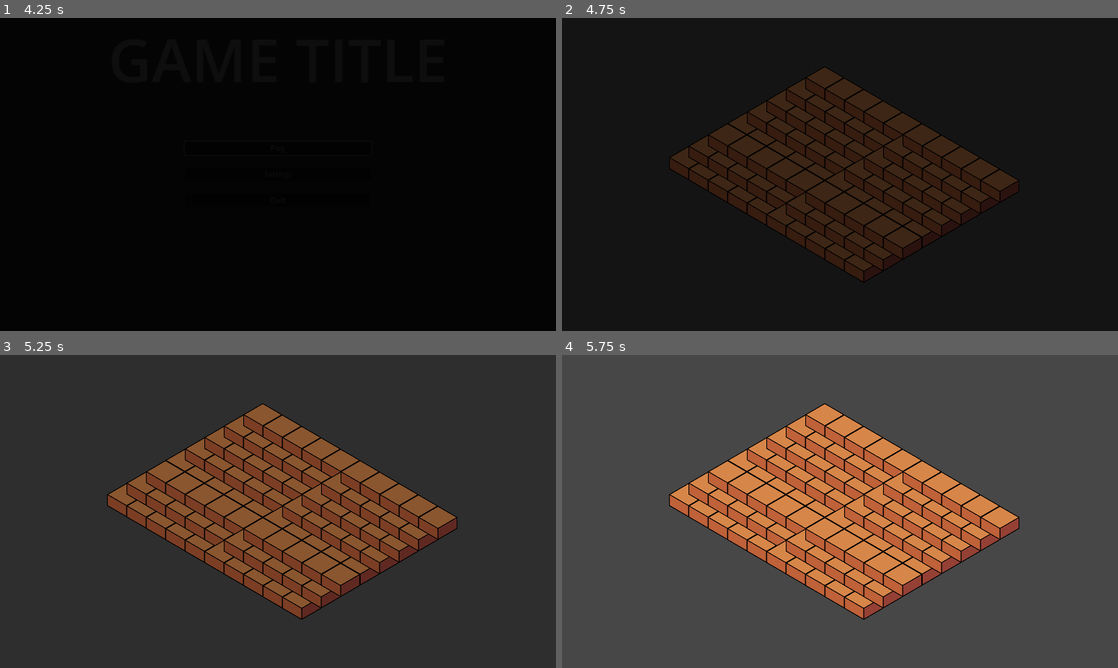
Above: before the commit, frames 1-4 (two rows, left to right).
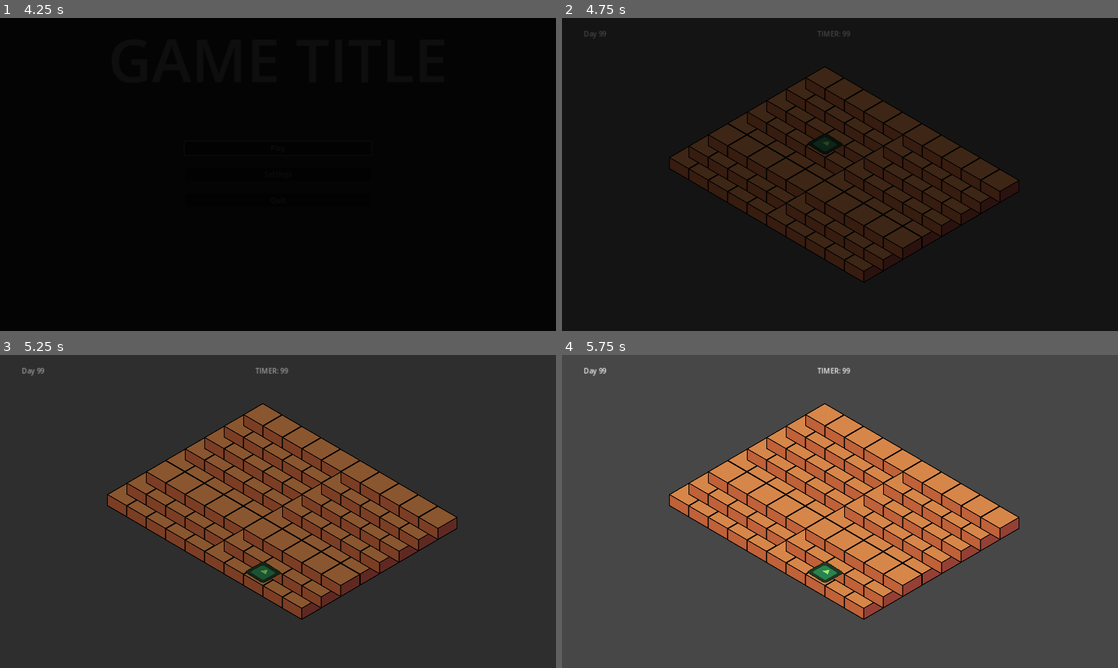
Above: after the commit, the same moments.

Repository: IkutiDev/GWJ55
Game: Godot game, scene res://boot/boot.tscn
Same seed, same stepped clock (60 frames per second), same inputs: the game is played once before the commit and once after it. The engine's default icon, where the game draws it, is replaced by a stand-in: a white triangle on a blue panel in a dark square.
Inputs (mouse positions are in pixels of both pictures, inside the frame that each line leads up to):
- Up to frame 1 (4.25 s): move the mouse to (400, 158) at 0.52 s; move the mouse to (166, 190) at 1.27 s; move the mouse to (333, 105) at 2.02 s; click "Play" at 2.75 s; click "Play" at 3.5 s
- Up to frame 2 (4.75 s): click "Play" at 4.25 s
- Up to frame 3 (5.25 s): move the mouse to (250, 574) at 5.02 s
- Up to frame 4 (5.75 s): no input

Frame 1 is identical in both runs. In frame 2, 0.3% of the frame differs, in the area x 4-52%, y 4-44%; in frame 3, 0.4%; in frame 4, 0.4%, in the area x 4-52%, y 4-73%.

Commit message:
Some basic GUI + started work on tower placer

Diff:
--- /dev/null
+++ b/GodotProject/game.gd
@@ -0,0 +1,7 @@
+extends Node2D
+
+@export var gameplay_gui : PackedScene
+
+func _ready():
+	var instance = gameplay_gui.instantiate()
+	get_tree().root.add_child.call_deferred(instance)
--- a/GodotProject/game.tscn
+++ b/GodotProject/game.tscn
@@ -1,9 +1,15 @@
-[gd_scene load_steps=3 format=3 uid="uid://bp7qvv701wsi6"]
+[gd_scene load_steps=7 format=3 uid="uid://bp7qvv701wsi6"]
 
 [ext_resource type="TileSet" uid="uid://dyof3vcstne25" path="res://room/WIP/room_floor_tile_set.tres" id="1_2lhwq"]
+[ext_resource type="Script" path="res://game.gd" id="1_rfqmb"]
+[ext_resource type="PackedScene" uid="uid://bb2psf86b80be" path="res://gameplay_gui/gameplay_gui.tscn" id="2_0o5px"]
 [ext_resource type="AudioStream" uid="uid://g85q2sfmhb68" path="res://audio/phase_changes/384188__inspectorj__rooster-crowing-a.wav" id="2_hfuwj"]
+[ext_resource type="Script" path="res://player/tower_placer.gd" id="5_fcmep"]
+[ext_resource type="Texture2D" uid="uid://rg22yiwv6hut" path="res://icon.svg" id="6_hf3y1"]
 
 [node name="Game" type="Node2D"]
+script = ExtResource("1_rfqmb")
+gameplay_gui = ExtResource("2_0o5px")
 
 [node name="PlayerRoom" type="Node2D" parent="."]
 
@@ -20,4 +26,17 @@
 
 [node name="AudioStreamPlayer2D" type="AudioStreamPlayer2D" parent="."]
 stream = ExtResource("2_hfuwj")
-autoplay = true
+
+[node name="TowerPlacer" type="Node2D" parent="." node_paths=PackedStringArray("floor_tile_map", "selection_visual")]
+position = Vector2(-225, -125)
+script = ExtResource("5_fcmep")
+floor_tile_map = NodePath("../PlayerRoom/FloorTileMap")
+selection_visual = NodePath("SelectionVisual")
+offset = Vector2(0, 25)
+
+[node name="SelectionVisual" type="Sprite2D" parent="TowerPlacer"]
+modulate = Color(0.643137, 0.992157, 0.447059, 1)
+rotation = 0.560251
+scale = Vector2(1.137, 1.137)
+skew = 0.500909
+texture = ExtResource("6_hf3y1")
--- /dev/null
+++ b/GodotProject/gameplay_gui/gameplay_gui.tscn
@@ -0,0 +1,32 @@
+[gd_scene format=3 uid="uid://bb2psf86b80be"]
+
+[node name="gameplay_gui" type="CanvasLayer"]
+
+[node name="Control" type="Control" parent="."]
+layout_mode = 3
+anchors_preset = 15
+anchor_right = 1.0
+anchor_bottom = 1.0
+offset_left = 50.0
+offset_top = 25.0
+offset_right = -50.0
+offset_bottom = -25.0
+grow_horizontal = 2
+grow_vertical = 2
+
+[node name="DayName" type="Label" parent="Control"]
+layout_mode = 0
+offset_right = 104.0
+offset_bottom = 26.0
+text = "Day 99"
+
+[node name="Timer" type="Label" parent="Control"]
+layout_mode = 1
+anchors_preset = 5
+anchor_left = 0.5
+anchor_right = 0.5
+offset_left = -52.0
+offset_right = 52.0
+offset_bottom = 26.0
+grow_horizontal = 2
+text = "TIMER: 99"
--- /dev/null
+++ b/GodotProject/player/tower_placer.gd
@@ -0,0 +1,23 @@
+extends Node
+
+@export var floor_tile_map : TileMap
+@export var selection_visual : Sprite2D
+@export var offset : Vector2 = Vector2.ONE
+
+func _ready():
+	selection_visual.hide()
+
+func _input(event):
+	pass
+
+# Called every frame. 'delta' is the elapsed time since the previous frame.
+func _process(delta):
+	var hovered_cell = floor_tile_map.local_to_map(floor_tile_map.get_local_mouse_position() + offset)
+	var cell_id  = floor_tile_map.get_cell_source_id(0, hovered_cell)
+	var tile_center_pos = floor_tile_map.map_to_local(hovered_cell) + (floor_tile_map.tile_set.tile_size / 2.0)
+	if cell_id == -1:
+		selection_visual.hide()
+	else:
+		selection_visual.position = tile_center_pos
+		selection_visual.show()
+	print(hovered_cell)
Not shown, changed: GodotProject/export_presets.cfg
